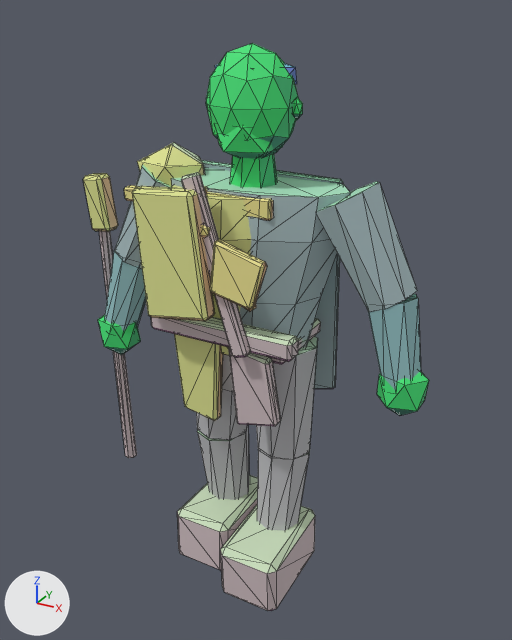
Before and after pictures for a commit that changed the glTF model assets/exports/npc/npc_raider_contact_r_v01.glb.
Both versions are drawn from a camera (50 mm lens) standing at (1.18, -2.13, 2.13) and looking at (0.01, 0.0, 1.07). Arrows for +X, +Y and +Z are at lower left; the lights stay in place. The picture after the commit comes second. Mesh edges are drawn as thin lines. Vertices at exactly the same position are counted once.

The first picture shows 'GEO_npc_raider_contact_r_v01'.
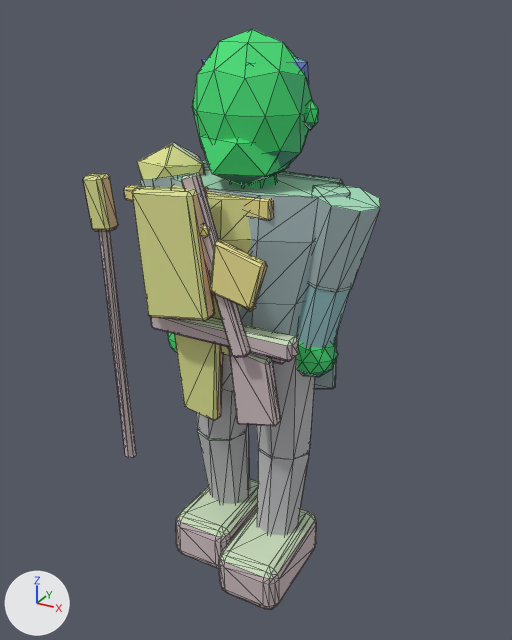
Boxes [x1, y1, x2, y2] around the edits, measured in the pictures (512 x 640 px; the box of a moved part takes in the faces that stretch with it):
'GEO_npc_raider_contact_r_v01', reshaped (14% narrower)
    before: [83, 43, 429, 611]
    after: [83, 29, 380, 610]
part 1 of me_geo_npc_raider_contact_r_v01, moved or reshaped (not visible afterwards)
    before: [105, 251, 146, 331]
part 2 of me_geo_npc_raider_contact_r_v01, added (mostly hidden)
    after: [167, 332, 177, 353]
part 3 of me_geo_npc_raider_contact_r_v01, moved or reshaped
    before: [368, 294, 421, 390]
    after: [296, 284, 350, 349]
part 4 of me_geo_npc_raider_contact_r_v01, added (green)
    after: [297, 341, 338, 377]
part 5 of me_geo_npc_raider_contact_r_v01, added (green)
    after: [192, 29, 312, 178]
part 6 of me_geo_npc_raider_contact_r_v01, added (green)
    after: [200, 135, 289, 185]
part 7 of me_geo_npc_raider_contact_r_v01, added
    after: [305, 100, 319, 130]
part 8 of me_geo_npc_raider_contact_r_v01, added
    after: [202, 57, 309, 84]
part 9 of me_geo_npc_raider_contact_r_v01, rebuilt
    before: [177, 475, 258, 570]
    after: [176, 478, 258, 568]
part 10 of me_geo_npc_raider_contact_r_v01, rebuilt
    before: [220, 505, 315, 611]
    after: [219, 509, 317, 610]
part 11 of me_geo_npc_raider_contact_r_v01, rebuilt (28% narrower, 16% shorter)
    before: [316, 181, 417, 312]
    after: [308, 183, 380, 293]
part 12 of me_geo_npc_raider_contact_r_v01, rebuilt
    before: [114, 165, 171, 269]
    after: [140, 174, 186, 188]
part 13 of me_geo_npc_raider_contact_r_v01, deleted
    before: [98, 43, 429, 416]
part 14 of me_geo_npc_raider_contact_r_v01, moved or reshaped (mostly hidden afterwards)
    before: [230, 154, 278, 188]
    after: [230, 174, 277, 188]

The change in detail:
me_geo_npc_raider_contact_r_v01 is used by ob_geo_npc_raider_contact_r_v01; location (0.0, 0.0, 0.0).
Verts and faces of me_geo_npc_raider_contact_r_v01; kept vertices keep their numbers, new ones are numbered from 808.
Before the commit, vertices of me_geo_npc_raider_contact_r_v01: 710 (-0.07, 0.0, 1.7), 711 (-0.05, -0.05, 1.7), 712 (0.0, -0.07, 1.7), 713 (0.05, -0.05, 1.7), 714 (0.07, 0.0, 1.7).
Before the commit, vertices of me_geo_npc_raider_contact_r_v01: 715 (0.05, 0.05, 1.7), 716 (0.0, 0.07, 1.7), 717 (-0.05, 0.05, 1.7).
me_geo_npc_raider_contact_r_v01 had 808 vertices, 1452 faces and spanned x -0.73..0.68, y -0.34..0.26, z -0.01..2.03.
me_geo_npc_raider_contact_r_v01 now has 1024 vertices, 1880 faces and spans x -0.73..0.46, y -0.34..0.26, z 0.0..2.07.
me_geo_npc_raider_contact_r_v01 part 1: the loose piece of 16 vertices spanning x -0.65..-0.43, y -0.14..0.07, z 0.9..1.26 is turned -19.5 degrees about the y axis through its middle and scaled by 0.936, then moved by (0.29, 0.01, 0.04).
me_geo_npc_raider_contact_r_v01 part 2: a new loose piece, an icosphere of 80 faces spanning x -0.34..-0.16, y -0.15..0.02, z 0.88..1.06, in mat_mat_npc_indexed.
me_geo_npc_raider_contact_r_v01 part 3: the loose piece of 16 vertices spanning x 0.43..0.65, y -0.08..0.1, z 0.92..1.26 is multiplied about its middle by the matrix ((0.87, 0.003, 0.331), (0.006, 0.931, -0.024), (-0.331, 0.024, 0.87)), then moved by (-0.29, 0.0, 0.04).
me_geo_npc_raider_contact_r_v01 part 4: a new loose piece, an icosphere of 80 faces spanning x 0.16..0.34, y -0.09..0.07, z 0.9..1.08, in mat_mat_npc_indexed.
me_geo_npc_raider_contact_r_v01 part 5: a new loose piece, an icosphere of 80 faces spanning x -0.2..0.2, y -0.19..0.17, z 1.58..2.07, in mat_mat_npc_indexed.
me_geo_npc_raider_contact_r_v01 part 6: a new loose piece, an icosphere of 20 faces spanning x -0.15..0.15, y -0.19..0.08, z 1.57..1.81, in mat_mat_npc_indexed.
me_geo_npc_raider_contact_r_v01 part 7: a new loose piece, an icosphere of 20 faces spanning x 0.182..0.235, y -0.025..0.017, z 1.769..1.866, in mat_mat_npc_indexed.
me_geo_npc_raider_contact_r_v01 part 8: a new loose piece, an icosphere of 20 faces spanning x -0.18..0.18, y -0.13..0.16, z 1.85..2.02, in mat_mat_npc_indexed.
me_geo_npc_raider_contact_r_v01 part 9: the loose piece of 24 vertices spanning x -0.26..-0.01, y -0.23..0.18, z -0.01..0.24 is rebuilt with 96 vertices and now spans x -0.26..0.0, y -0.24..0.19, z 0.0..0.22.
me_geo_npc_raider_contact_r_v01 part 10: the loose piece of 24 vertices spanning x 0.01..0.26, y -0.32..0.09, z -0.01..0.24 is rebuilt with 96 vertices and now spans x 0.0..0.26, y -0.33..0.1, z 0.0..0.22.
me_geo_npc_raider_contact_r_v01 part 11: the loose piece of 16 vertices spanning x 0.24..0.6, y -0.12..0.12, z 1.2..1.63 is rebuilt with 16 vertices and now spans x 0.19..0.46, y -0.12..0.12, z 1.25..1.59.
me_geo_npc_raider_contact_r_v01 part 12: the loose piece of 16 vertices spanning x -0.6..-0.24, y -0.12..0.12, z 1.2..1.63 is rebuilt with 16 vertices and now spans x -0.46..-0.19, y -0.12..0.12, z 1.25..1.59.
me_geo_npc_raider_contact_r_v01 part 13: 7 loose pieces with 114 vertices, spanning x -0.68..0.68, y -0.15..0.13, z 0.81..2.03, are deleted.
Part 14, on me_geo_npc_raider_contact_r_v01:
Vertices 710 to 717 move by (0.0, 0.0, -0.04).
Other edits to the shape of me_geo_npc_raider_contact_r_v01 do not show in these pictures.
